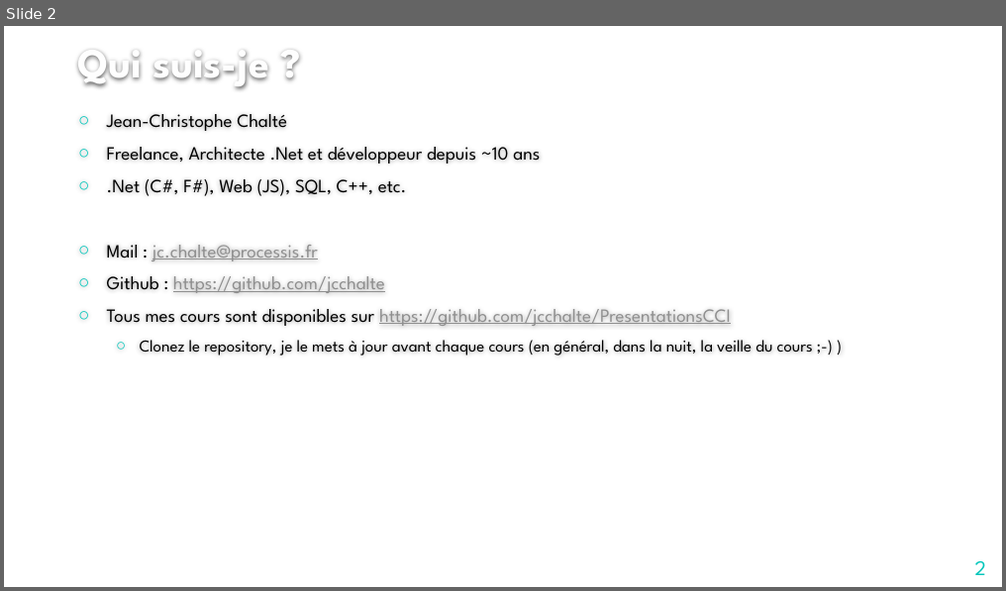
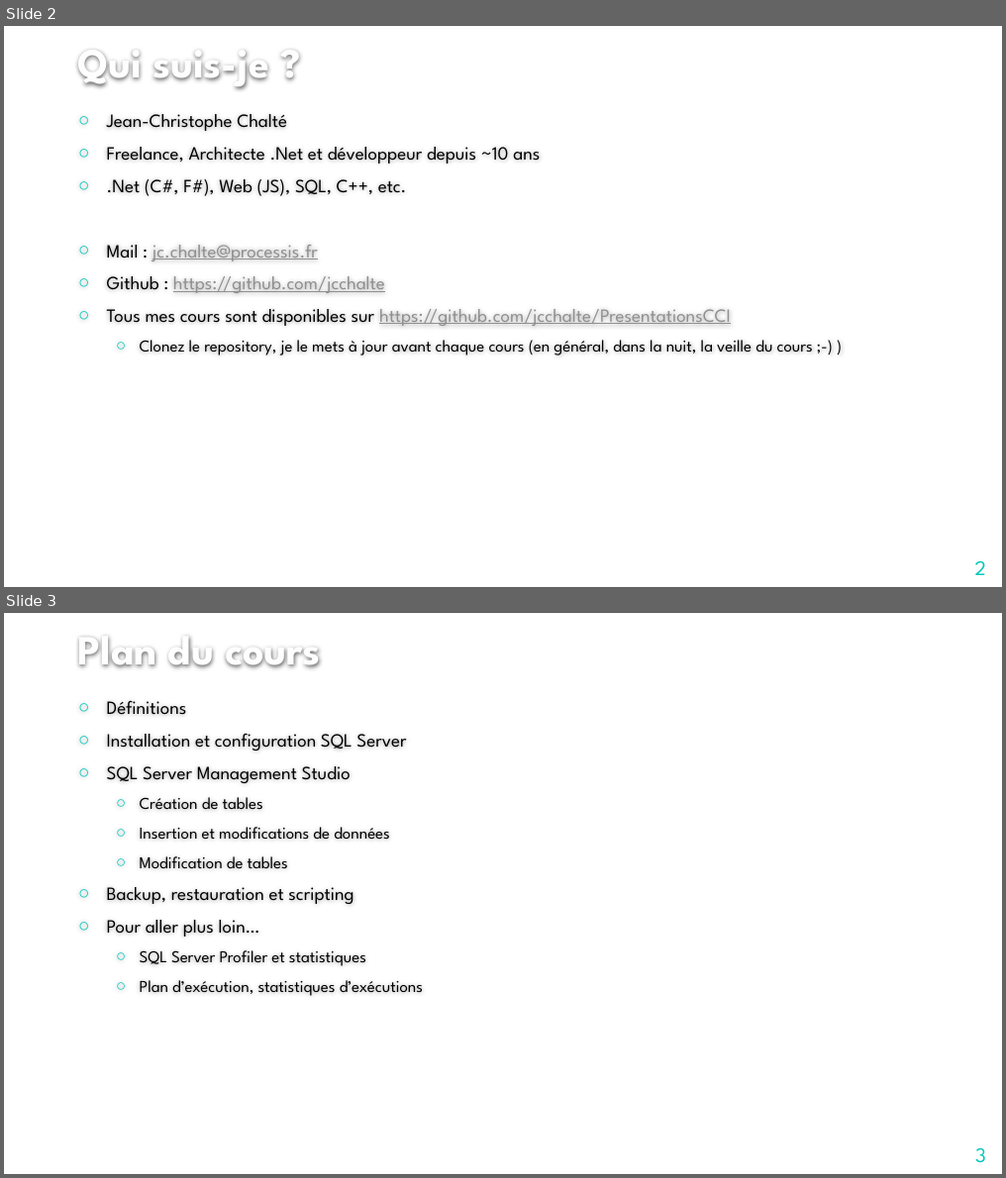
Before and after one commit to jcchalte/PresentationsCCI, a slide deck: 2018-2019/SQL/Cours 1/SQL Server.pptx. Shown one above the other, each under a label of ours: slide 2 before the commit, slides 2 and 3 after it. The pictures are 1006x591 and 1006x1178 pixels, drawn with LibreOffice and Linux fonts; fonts in the diff are those of the drawing; background and template pictures are left out. Boxes give left, top, right and bottom in pixels: in the first picture for what was removed or moved away, otherwise in the second. Text is boxed around its words. In the diff, an @@ line names an element or a change of style, - is before the commit and + after.

Commit message:
Ajout cours SQL Server

```diff
--- a/2018-2019/SQL/Cours 1/SQL Server.pptx
+++ b/2018-2019/SQL/Cours 1/SQL Server.pptx
@@ slide 3 added at (x1=4, y1=613, x2=1002, y2=1174), background #FFFFFF @@
@@ title added at (x1=78, y1=637, x2=321, y2=668), 40 pt, text #FEFEFE, bold @@
+Plan du cours
@@ text added at (x1=107, y1=700, x2=423, y2=996), 16 pt, text #000000 @@
+○ Définitions
+○ Installation et configuration SQL Server
+○ SQL Server Management Studio
+  ○ Création de tables
+  ○ Insertion et modifications de données
+  ○ Modification de tables
+○ Backup, restauration et scripting
+○ Pour aller plus loin…
+  ○ SQL Server Profiler et statistiques
+  ○ Plan d’exécution, statistiques d’exécutions
@@ page number added at (x1=975, y1=1149, x2=986, y2=1163), 20 pt, text #00C6BB @@
+3
```
Also in this commit, not shown: 2 other files.
